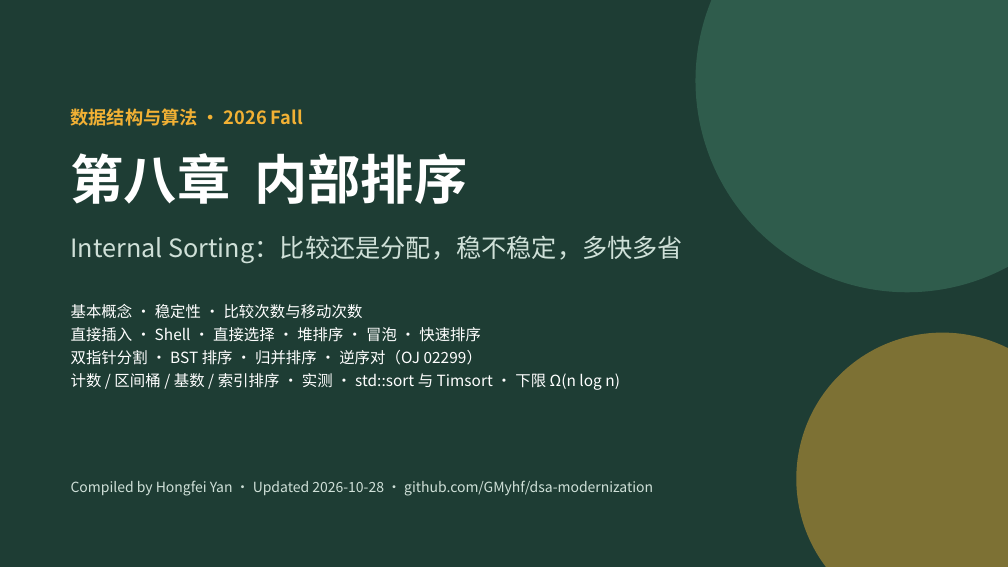
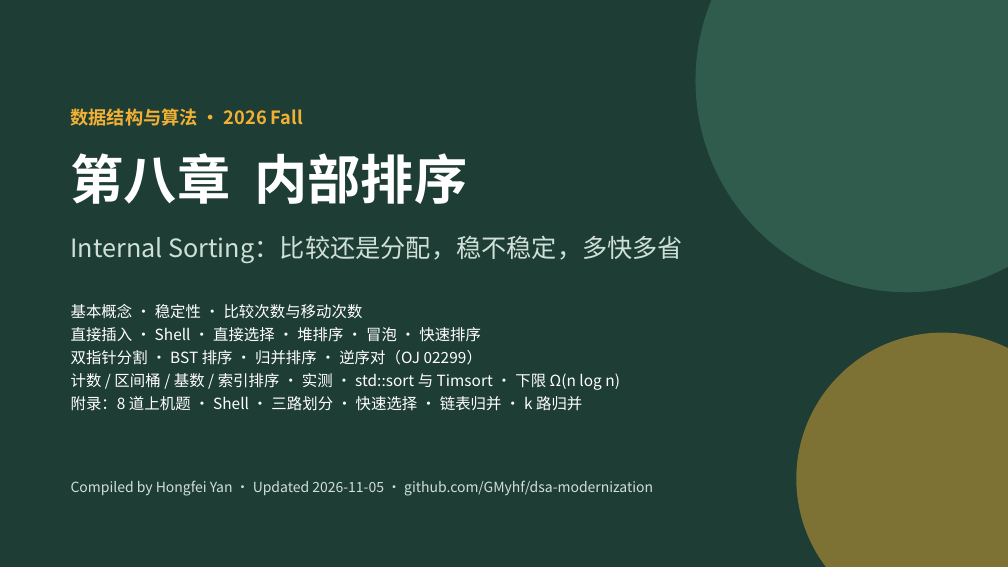
Before and after one commit to GMyhf/2026fall-cs201, a slide deck: slide 1 of courseware/202609_DSA_08_Sorting.pptx. Drawn at 1008x567 pixels with LibreOffice and Linux fonts; fonts in the diff are those of the drawing. Boxes give left, top, right and bottom in pixels: in the first picture for what was removed or moved away, otherwise in the second. Text is boxed around its words. In the diff, an @@ line names an element or a change of style, - is before the commit and + after.

```diff
--- a/courseware/202609_DSA_08_Sorting.pptx
+++ b/courseware/202609_DSA_08_Sorting.pptx
@@ text at (71,396,582,411): paragraph added @@
+附录：8 道上机题 · Shell · 三路划分 · 快速选择 · 链表归并 · k 路归并
@@ text at (71,480,653,496): text changed @@
-Compiled by Hongfei Yan · Updated 2026-10-28 · github.com/GMyhf/dsa-modernization
+Compiled by Hongfei Yan · Updated 2026-11-05 · github.com/GMyhf/dsa-modernization
```
Also in this commit, not shown: 1 other slide changed, 9 slides added, 2 other files.
